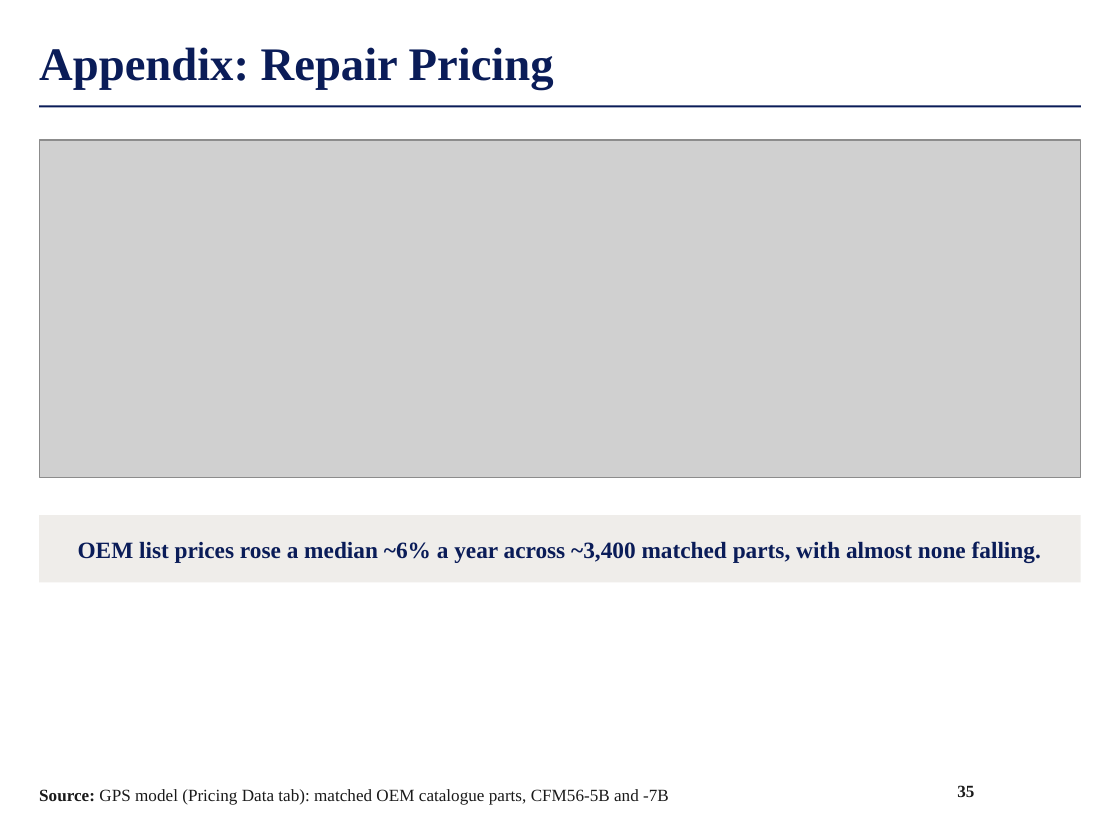
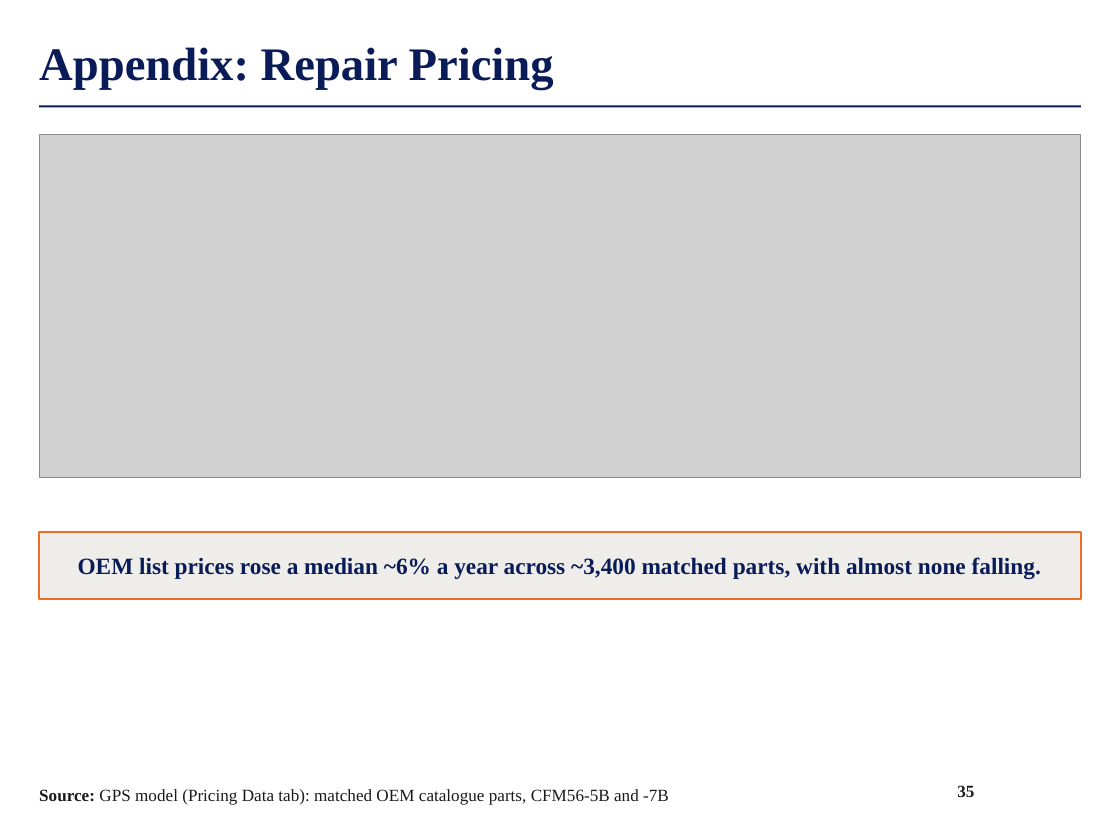
Before and after one commit to maxlsmls-dot/SPOT, a slide deck: slide 35 of deck/FTAI_Long_Pitch.pptx. Drawn at 1120x840 pixels with LibreOffice and Linux fonts; fonts in the diff are those of the drawing; grey boxes stand for pictures; background and template pictures are left out. Boxes give left, top, right and bottom in pixels: in the first picture for what was removed or moved away, otherwise in the second. Text is boxed around its words. In the diff, an @@ line names an element or a change of style, - is before the commit and + after.

```diff
--- a/deck/FTAI_Long_Pitch.pptx
+++ b/deck/FTAI_Long_Pitch.pptx
@@ picture: place and size @@
-picture at box(39, 140, 1081, 477)
+picture at box(39, 134, 1081, 477)
@@ rectangle "OEM list prices rose a ...": place and size @@
-rectangle "OEM list prices rose a ..." at box(39, 515, 1081, 582)
+rectangle "OEM list prices rose a ..." at box(39, 532, 1081, 599)
@@ rectangle "OEM list prices rose a ..." at box(39, 532, 1081, 599): outline none to #EE6E25 1.5 pt @@
```
Also in this commit, not shown: 10 other slides changed, 5 other files.
